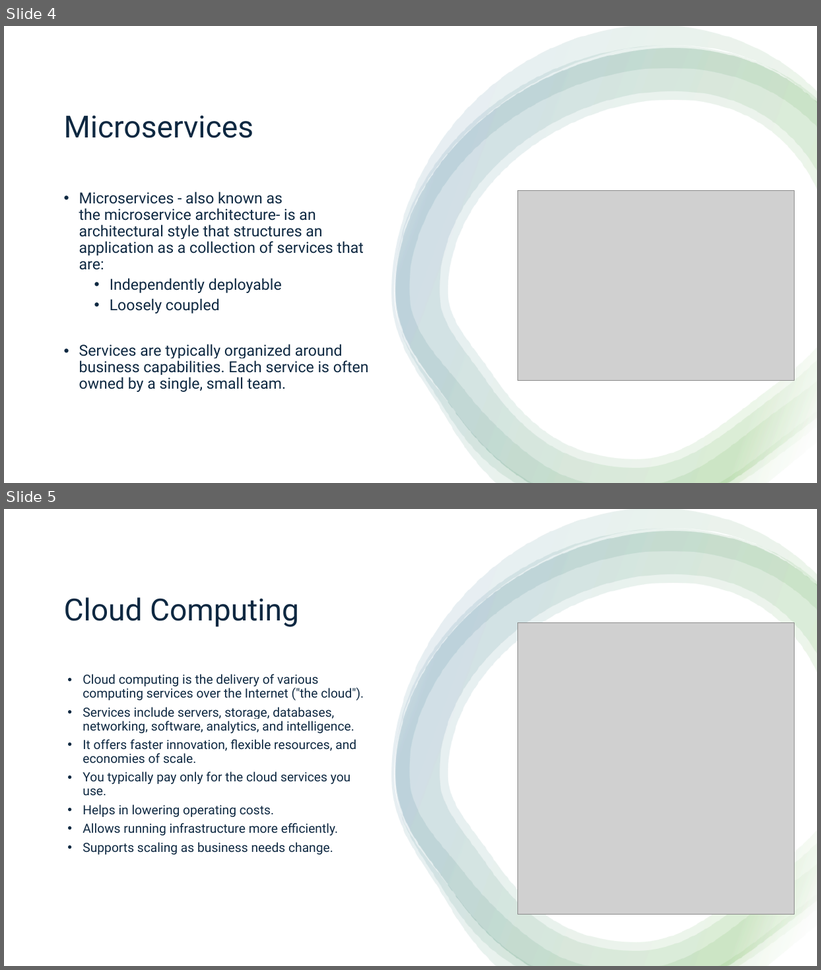
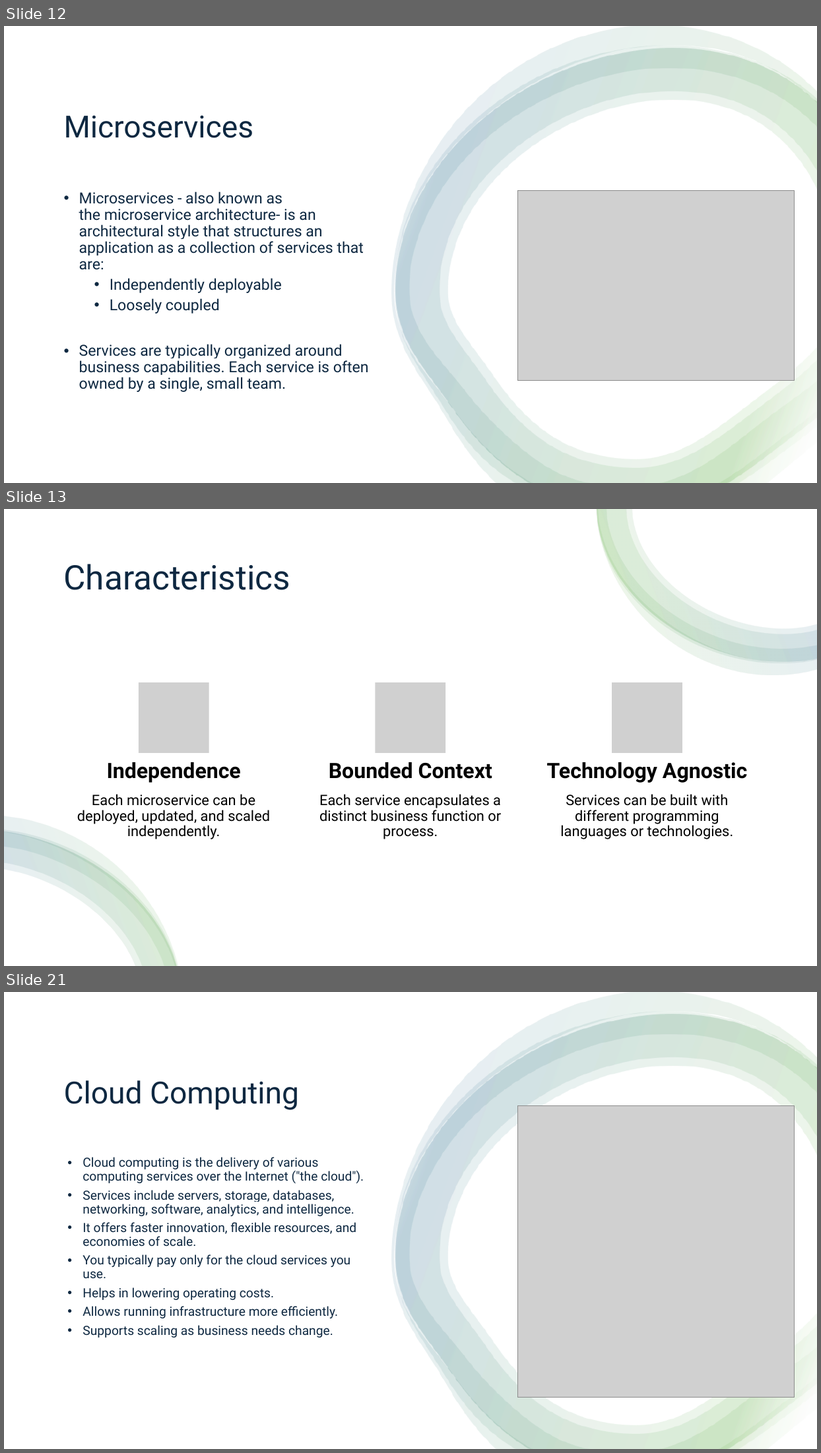
Before and after one commit to aprabhat/spring_boot_microservice, a slide deck: spring_boot.pptx. Shown one above the other, each under a label of ours: slides 4 and 5 before the commit, slides 12, 13 and 21 after it; the slides between them are not shown. The pictures are 821x970 and 821x1453 pixels, drawn with LibreOffice and Linux fonts; fonts in the diff are those of the drawing; grey boxes stand for pictures. Boxes give left, top, right and bottom in pixels: in the first picture for what was removed or moved away, otherwise in the second. Text is boxed around its words. In the diff, an @@ line names an element or a change of style, - is before the commit and + after.

```diff
--- a/spring_boot.pptx
+++ b/spring_boot.pptx
@@ slide 13 added at [4,509,817,966], background #FFFFFF @@
@@ rectangle added at [4,509,817,966], fill #FFFFFF @@
@@ group added at [596,509,817,674]: 4 freeform shapes @@
@@ title added at [64,564,290,590], 40 pt, text #0E2841 @@
+Characteristics
@@ group added at [77,683,747,840]: 6 texts, 3 pictures @@
+Independence
+Each microservice can be deployed, updated, and scaled independently.
+Bounded Context
+Each service encapsulates a distinct business function or process.
+Technology Agnostic
+Services can be built with different programming languages or technologies.
@@ group added at [4,817,178,966]: 4 freeform shapes @@
@@ what was slide 4 is now slide 12 @@
@@ what was slide 5 is now slide 21 @@
```
Also in this commit, not shown: 7 other slides added.
